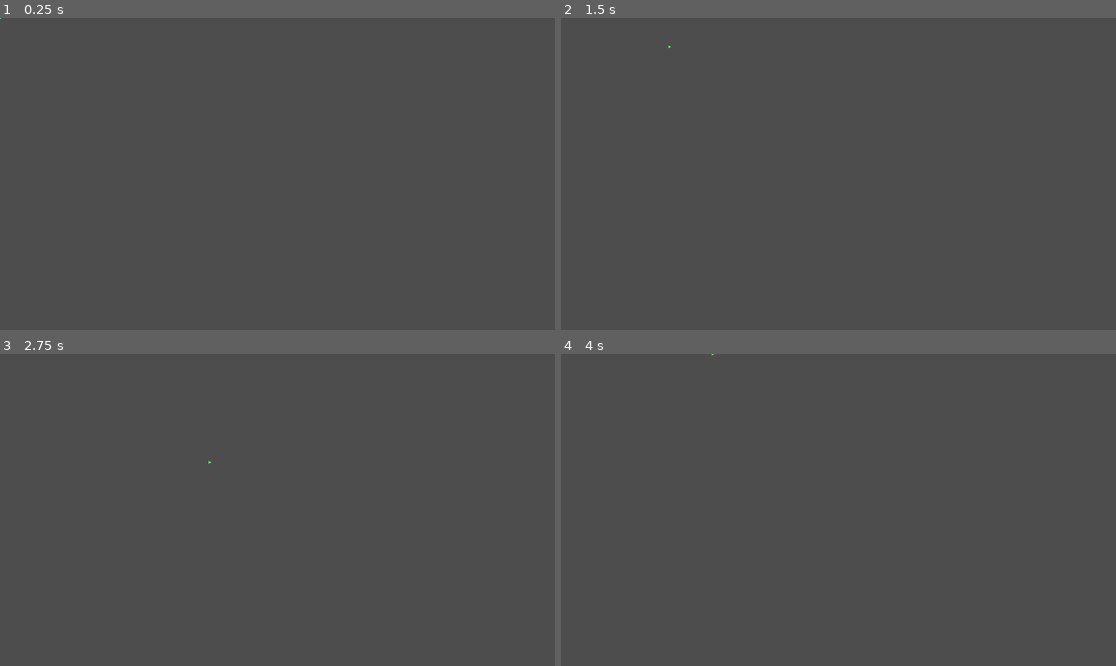
Above: before the commit, frames 1-4 (two rows, left to right).
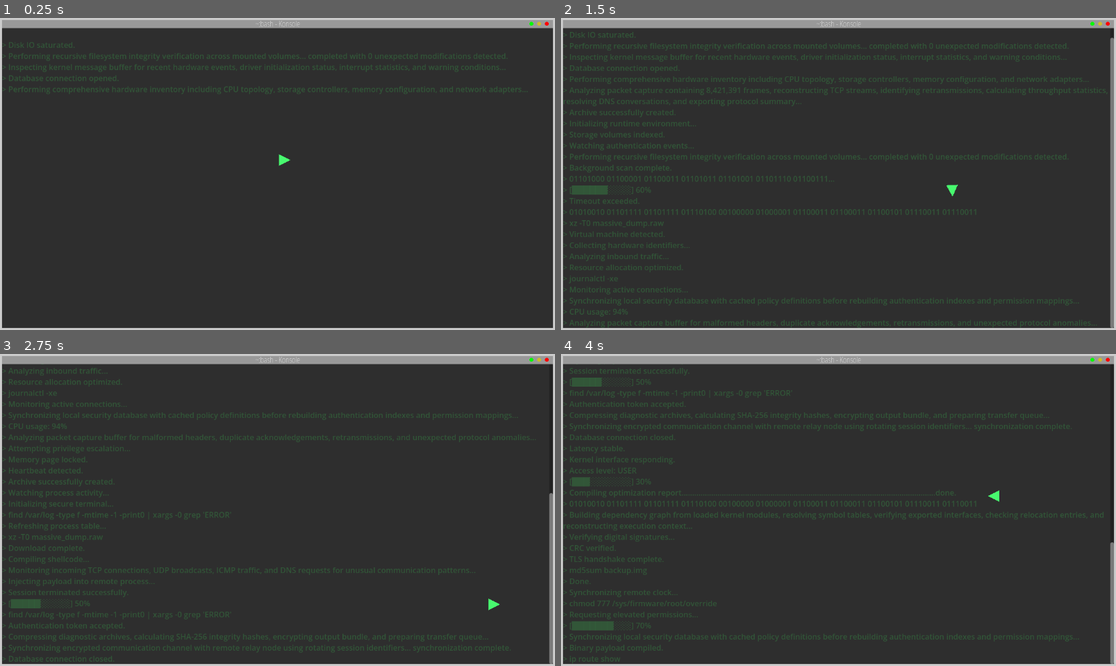
Above: after the commit, the same moments.

Repository: ArnavB67/PolyHack
Game: Godot game, scene res://Scenes/Level.tscn
Same seed, same stepped clock (60 frames per second), same inputs: the game is played once before the commit and once after it. Before the commit the project starts from res://Scenes/player.tscn.
Inputs (mouse positions are in pixels of both pictures, inside the frame that each line leads up to):
- Up to frame 1 (0.25 s): no input
- Up to frame 2 (1.5 s): tap Enter at 0.5 s; move the mouse to (960, 158) at 0.52 s; hold D (Right) 0.53-1.28 s; tap Alt at 0.6 s; click (960, 158) at 0.67 s; move the mouse to (727, 189) at 1.27 s; hold S (Down) from 1.28 s (still down); tap Shift at 1.35 s
- Up to frame 3 (2.75 s): move the mouse to (333, 441) at 2.02 s; release S (Down) at 2.03 s; hold D (Right) from 2.03 s (still down); tap Alt at 2.1 s
- Up to frame 4 (4 s): move the mouse to (810, 572) at 2.77 s; release D (Right) at 2.78 s; hold W (Up) 2.78-3.53 s; tap Shift at 2.85 s; click (810, 572) at 2.92 s; move the mouse to (1005, 556) at 3.52 s; hold A (Left) from 3.53 s (still down); tap Alt at 3.6 s

The runs differ from the first frame. In frame 1, 100% of the frame differs, in the area x 0-100%, y 0-100%; in frame 2, 100%; in frame 3, 100%; in frame 4, 100%.

Commit message:
Made Game UI
Made a level Background ui with moving text and player rotation in the direction it is moving

Diff:
--- a/Scenes/Level.tscn
+++ b/Scenes/Level.tscn
@@ -1,24 +1,177 @@
 [gd_scene format=3 uid="uid://b3jhq6kmjjk58"]
 
 [ext_resource type="PackedScene" uid="uid://bxov726tclif1" path="res://Scenes/player.tscn" id="1_0ba56"]
+[ext_resource type="Script" uid="uid://dgchyxx7oxb6r" path="res://Scripts/background_logs.gd" id="1_8rbpu"]
+[ext_resource type="FontFile" uid="uid://l0y6rw06k73f" path="res://Assets/NotoSans_Condensed-Thin.ttf" id="1_vsvp5"]
 
-[sub_resource type="Gradient" id="Gradient_sfrck"]
-colors = PackedColorArray(0, 0, 0, 0.49019608, 0, 0, 0, 1)
+[sub_resource type="StyleBoxFlat" id="StyleBoxFlat_8rbpu"]
+bg_color = Color(0.18000486, 0.18000486, 0.18000486, 1)
 
-[sub_resource type="GradientTexture2D" id="GradientTexture2D_0ba56"]
-gradient = SubResource("Gradient_sfrck")
-fill = 1
-fill_from = Vector2(0.5, 0.5)
+[sub_resource type="RectangleShape2D" id="RectangleShape2D_0ba56"]
+size = Vector2(14, 648)
+
+[sub_resource type="RectangleShape2D" id="RectangleShape2D_vsvp5"]
+size = Vector2(1162, 31)
+
+[sub_resource type="RectangleShape2D" id="RectangleShape2D_8rbpu"]
+size = Vector2(12, 658)
+
+[sub_resource type="RectangleShape2D" id="RectangleShape2D_fuudy"]
+size = Vector2(1170, 20)
+
+[sub_resource type="StyleBoxFlat" id="StyleBoxFlat_0ba56"]
+bg_color = Color(0.6, 0.6, 0.6, 0)
+border_width_left = 4
+border_width_top = 4
+border_width_right = 4
+border_width_bottom = 4
+
+[sub_resource type="StyleBoxFlat" id="StyleBoxFlat_vsvp5"]
+
+[sub_resource type="SphereMesh" id="SphereMesh_8rbpu"]
+
+[sub_resource type="Gradient" id="Gradient_fuudy"]
+colors = PackedColorArray(1, 0, 0, 1, 1, 0, 0, 1)
+
+[sub_resource type="GradientTexture2D" id="GradientTexture2D_xylue"]
+gradient = SubResource("Gradient_fuudy")
+width = 256
+height = 256
+
+[sub_resource type="SphereMesh" id="SphereMesh_tj5wv"]
+
+[sub_resource type="Gradient" id="Gradient_vsvp5"]
+colors = PackedColorArray(0.80784315, 0.7294118, 0.16470589, 1, 0.80784315, 0.7294118, 0.16470589, 1)
+
+[sub_resource type="GradientTexture1D" id="GradientTexture1D_8rbpu"]
+gradient = SubResource("Gradient_vsvp5")
+
+[sub_resource type="SphereMesh" id="SphereMesh_ienac"]
+
+[sub_resource type="Gradient" id="Gradient_xylue"]
+colors = PackedColorArray(0, 1, 0, 1, 0, 1, 0, 1)
+
+[sub_resource type="GradientTexture2D" id="GradientTexture2D_tj5wv"]
+gradient = SubResource("Gradient_xylue")
 
 [node name="Level" type="Node" unique_id=847438034]
+metadata/_edit_vertical_guides_ = [1113.0]
+metadata/_edit_horizontal_guides_ = [3.0]
 
-[node name="LevelBG" type="TextureRect" parent="." unique_id=2136950392]
+[node name="BG" type="Panel" parent="." unique_id=252478960]
 anchors_preset = 15
 anchor_right = 1.0
 anchor_bottom = 1.0
 grow_horizontal = 2
 grow_vertical = 2
-texture = SubResource("GradientTexture2D_0ba56")
+theme_override_styles/panel = SubResource("StyleBoxFlat_8rbpu")
+
+[node name="BackgroundLogs" type="RichTextLabel" parent="." unique_id=1599865411]
+anchors_preset = 15
+anchor_right = 1.0
+anchor_bottom = 1.0
+offset_left = 4.0
+offset_top = 21.0
+offset_right = -4.0
+offset_bottom = -4.0
+grow_horizontal = 2
+grow_vertical = 2
+theme_override_colors/default_color = Color(0.25882354, 0.98039216, 0.39215687, 0.19607843)
+scroll_following = true
+script = ExtResource("1_8rbpu")
+
+[node name="Borders" type="Node" parent="." unique_id=2109111383]
+
+[node name="StaticBody2D" type="StaticBody2D" parent="Borders" unique_id=537287885]
+collision_layer = 8
+collision_mask = 0
+
+[node name="CollisionShape2D" type="CollisionShape2D" parent="Borders/StaticBody2D" unique_id=1925056576]
+position = Vector2(-3, 324)
+shape = SubResource("RectangleShape2D_0ba56")
+
+[node name="StaticBody2D2" type="StaticBody2D" parent="Borders" unique_id=1902251667]
+collision_layer = 8
+collision_mask = 0
+
+[node name="CollisionShape2D" type="CollisionShape2D" parent="Borders/StaticBody2D2" unique_id=2059232421]
+position = Vector2(571, 5.5)
+shape = SubResource("RectangleShape2D_vsvp5")
+
+[node name="StaticBody2D3" type="StaticBody2D" parent="Borders" unique_id=1117691591]
+collision_layer = 8
+collision_mask = 0
+
+[node name="CollisionShape2D" type="CollisionShape2D" parent="Borders/StaticBody2D3" unique_id=1905975010]
+position = Vector2(1154, 319)
+shape = SubResource("RectangleShape2D_8rbpu")
+
+[node name="StaticBody2D4" type="StaticBody2D" parent="Borders" unique_id=1561507463]
+collision_layer = 8
+collision_mask = 0
+
+[node name="CollisionShape2D" type="CollisionShape2D" parent="Borders/StaticBody2D4" unique_id=279496517]
+position = Vector2(575, 654)
+shape = SubResource("RectangleShape2D_fuudy")
+
+[node name="LevelUI" type="CanvasLayer" parent="." unique_id=1187654597]
+
+[node name="Panel" type="Panel" parent="LevelUI" unique_id=257525394]
+anchors_preset = 15
+anchor_right = 1.0
+anchor_bottom = 1.0
+grow_horizontal = 2
+grow_vertical = 2
+theme_override_styles/panel = SubResource("StyleBoxFlat_0ba56")
+
+[node name="Panel2" type="Panel" parent="LevelUI" unique_id=1320980113]
+anchors_preset = 10
+anchor_right = 1.0
+offset_left = 4.0
+offset_top = 4.0
+offset_right = -4.0
+offset_bottom = 21.0
+grow_horizontal = 2
+theme_override_styles/panel = SubResource("StyleBoxFlat_vsvp5")
+
+[node name="Label" type="Label" parent="LevelUI" unique_id=246221633]
+anchors_preset = 5
+anchor_left = 0.5
+anchor_right = 0.5
+offset_left = -62.0
+offset_right = 64.0
+offset_bottom = 23.0
+grow_horizontal = 2
+theme_override_fonts/font = ExtResource("1_vsvp5")
+text = "~:bash - Konsole"
+horizontal_alignment = 1
+vertical_alignment = 1
+
+[node name="MeshInstance2D" type="MeshInstance2D" parent="LevelUI" unique_id=1607837357]
+position = Vector2(1134.9955, 12)
+scale = Vector2(8, 8)
+mesh = SubResource("SphereMesh_8rbpu")
+texture = SubResource("GradientTexture2D_xylue")
+
+[node name="MeshInstance2D2" type="MeshInstance2D" parent="LevelUI" unique_id=433628135]
+position = Vector2(1118.9955, 12)
+scale = Vector2(8, 8)
+mesh = SubResource("SphereMesh_tj5wv")
+texture = SubResource("GradientTexture1D_8rbpu")
+
+[node name="MeshInstance2D3" type="MeshInstance2D" parent="LevelUI" unique_id=977585344]
+position = Vector2(1102.9955, 12)
+scale = Vector2(8, 8)
+mesh = SubResource("SphereMesh_ienac")
+texture = SubResource("GradientTexture2D_tj5wv")
 
 [node name="Player" parent="." unique_id=1101997899 instance=ExtResource("1_0ba56")]
-position = Vector2(271, 269)
+z_index = 10
+position = Vector2(587, 295)
+collision_mask = 10
+
+[node name="Timer" type="Timer" parent="." unique_id=917509772]
+wait_time = 0.009999999999999998
+autostart = true
+
+[connection signal="timeout" from="Timer" to="BackgroundLogs" method="_on_timer_timeout"]
--- a/Scenes/player.tscn
+++ b/Scenes/player.tscn
@@ -3,6 +3,8 @@
 [ext_resource type="Script" uid="uid://cxx53fl282upx" path="res://Scripts/player.gd" id="1_v0iea"]
 
 [node name="Player" type="CharacterBody2D" unique_id=1101997899]
+z_index = 5
+scale = Vector2(4, 4)
 script = ExtResource("1_v0iea")
 
 [node name="Polygon2D" type="Polygon2D" parent="." unique_id=431576194]
@@ -10,5 +12,4 @@
 polygon = PackedVector2Array(4, 0, -2, -3, -2, 3)
 
 [node name="CollisionPolygon2D" type="CollisionPolygon2D" parent="." unique_id=580446180]
-visible = false
 polygon = PackedVector2Array(4, 0, -2, 3, -2, -3)
--- /dev/null
+++ b/Scripts/background_logs.gd
@@ -0,0 +1,272 @@
+extends RichTextLabel
+
+var FakeLogs = [
+	"Starting Nmap 7.92 scan against target...",
+	"Executing: grep -r 'auth' /var/log/syslog",
+	"chmod 777 /sys/firmware/root/override",
+	"SSH connection established on port 22.",
+	"TCP packet loss: 0.04%. Connection stable.",
+	"Dumping memory registry to local drive...",
+	"Mounting virtual filesystem... [OK]",
+	"Pinging local gateway... 12ms",
+	"Attempting privilege escalation...",
+	"Clearing bash history...",
+	"Searching for exposed credentials...",
+	"Injecting payload into remote process...",
+	"Decrypting archived files...",
+	"Initializing secure socket...",
+	"Verifying digital signatures...",
+	"Uploading encrypted archive...",
+	"Downloading configuration files...",
+	"Indexing filesystem...",
+	"Checking kernel version...",
+	"Locating administrator account...",
+	"Parsing authentication tokens...",
+	"Verifying access permissions...",
+	"Session token refreshed.",
+	"Proxy chain established.",
+	"Rotating encryption keys...",
+	"Packet capture initialized.",
+	"Analyzing inbound traffic...",
+	"Analyzing outbound traffic...",
+	"Monitoring active connections...",
+	"Scanning subnet 192.168.1.0/24...",
+	"Enumerating installed packages...",
+	"Inspecting cron jobs...",
+	"Inspecting startup services...",
+	"Reading kernel logs...",
+	"Collecting hardware identifiers...",
+	"Extracting system information...",
+	"Verifying package integrity...",
+	"Hashing downloaded files...",
+	"Generating SHA-256 checksum...",
+	"Decrypting communication channel...",
+	"Encrypting outbound traffic...",
+	"Tunnel latency: 8ms",
+	"Compression enabled.",
+	"Archive successfully created.",
+	"Upload complete.",
+	"Download complete.",
+	"Verifying archive integrity...",
+	"Cleaning temporary files...",
+	"Purging cache...",
+	"Removing temporary artifacts...",
+	"Refreshing process table...",
+	"Restarting background services...",
+	"Synchronizing remote clock...",
+	"Establishing secure relay...",
+	"Session heartbeat received.",
+	"Authentication token accepted.",
+	"Access level: USER",
+	"Requesting elevated permissions...",
+	"Permission granted.",
+	"Permission denied. Retrying...",
+	"Fallback authentication successful.",
+	"Loading persistence module...",
+	"Initializing runtime environment...",
+	"Runtime initialized.",
+	"Checking available memory...",
+	"Memory usage: 34%",
+	"CPU utilization: 18%",
+	"Disk activity nominal.",
+	"Filesystem mounted successfully.",
+	"Remote endpoint responding.",
+	"Heartbeat detected.",
+	"Connection encrypted using AES-256.",
+	"TLS handshake complete.",
+	"Secure channel established.",
+	"Packet sequence verified.",
+	"Packet integrity confirmed.",
+	"Host fingerprint recorded.",
+	"Caching session credentials...",
+	"Generating random session ID...",
+	"Token expiration extended.",
+	"Verifying user privileges...",
+	"Localhost loopback verified.",
+	"Gateway reachable.",
+	"Network congestion minimal.",
+	"Bandwidth available: 842 Mbps",
+	"Latency stable.",
+	"Background scan complete.",
+	"No conflicting processes detected.",
+	"Idle threads reclaimed.",
+	"Resource allocation optimized.",
+	"Rebuilding cache index...",
+	"Synchronizing mirrors...",
+	"Remote filesystem synchronized.",
+	"Log rotation complete.",
+	"Checkpoint saved.",
+	"Configuration snapshot created.",
+	"Monitoring filesystem changes...",
+	"Watching authentication events...",
+	"Watching network events...",
+	"Watching process activity...",
+	"Inspecting security policies...",
+	"Loading packet filters...",
+	"Compiling rule set...",
+	"Applying runtime patches...",
+	"Kernel interface responding.",
+	"Virtual machine detected.",
+	"Container runtime detected.",
+	"Sandbox environment identified.",
+	"Cloud instance metadata retrieved.",
+	"Storage volumes indexed.",
+	"Database connection established.",
+	"Database query executed.",
+	"Cache hit ratio: 97%",
+	"Entropy pool replenished.",
+	"Random seed updated.",
+	"Secure erase completed.",
+	"Closing remote session...",
+	"Disconnecting encrypted tunnel...",
+	"Session terminated successfully.",
+	"Performing recursive filesystem integrity verification across mounted volumes... completed with 0 unexpected modifications detected.",
+"Enumerating active network interfaces and collecting routing information for diagnostic analysis... operation completed successfully.",
+"Synchronizing encrypted communication channel with remote relay node using rotating session identifiers... synchronization complete.",
+"Scanning local subnet for active devices, resolving hostnames, identifying operating systems, and collecting latency statistics...",
+"Building dependency graph for installed packages and verifying digital signatures against trusted certificate authorities...",
+"Inspecting authentication logs from the previous 72 hours for abnormal login attempts and inconsistent session behavior...",
+"Initializing secure memory allocator, reserving protected execution regions, and validating kernel compatibility...",
+"Compressing diagnostic archives, calculating SHA-256 integrity hashes, encrypting output bundle, and preparing transfer queue...",
+"Performing recursive directory enumeration while calculating permissions, ownership metadata, symbolic links, and storage allocation...",
+"Verifying firewall configuration, validating inbound and outbound rule consistency, and checking for conflicting network policies...",
+"Collecting process telemetry including parent-child relationships, resource utilization, execution history, and runtime statistics...",
+"Generating temporary encryption keys using hardware entropy source and validating randomness against statistical benchmarks...",
+"Monitoring incoming TCP connections, UDP broadcasts, ICMP traffic, and DNS requests for unusual communication patterns...",
+"Refreshing authentication cache and validating access tokens against the current policy configuration before continuing execution...",
+"Querying system services, validating startup dependencies, checking service health, and restarting inactive background workers...",
+"Loading virtual filesystem layers, validating mount points, rebuilding inode cache, and synchronizing metadata indexes...",
+"Parsing configuration files from multiple directories while resolving inherited settings and detecting duplicate definitions...",
+"Performing comprehensive hardware inventory including CPU topology, storage controllers, memory configuration, and network adapters...",
+"Analyzing packet capture buffer for malformed headers, duplicate acknowledgements, retransmissions, and unexpected protocol anomalies...",
+"Synchronizing distributed cache entries across available nodes while verifying timestamp consistency and conflict resolution rules...",
+"Inspecting runtime environment variables, security policies, loaded shared libraries, and process isolation configuration...",
+"Performing recursive checksum verification for archived backup images while comparing hashes against previously recorded snapshots...",
+"Optimizing filesystem cache allocation based on recent access patterns and reclaiming inactive memory pages where possible...",
+"Reading system journal entries, filtering informational events, aggregating warning messages, and exporting diagnostic summaries...",
+"Establishing secure relay tunnel through multiple intermediate nodes while negotiating encryption parameters and session identifiers...",
+"Monitoring filesystem events in real time, recording metadata changes, tracking file creation activity, and updating internal indexes...",
+"Verifying package repository metadata, checking dependency resolution status, downloading missing indexes, and validating signatures...",
+"Inspecting active socket table for orphaned connections, stale sessions, unexpected listeners, and excessive retransmission activity...",
+"Collecting performance metrics including processor utilization, disk throughput, memory allocation, and network bandwidth consumption...",
+"Building complete inventory of installed applications, executable binaries, configuration files, startup entries, and scheduled tasks...",
+"Synchronizing local security database with cached policy definitions before rebuilding authentication indexes and permission mappings...",
+"Performing multi-stage diagnostic routine consisting of filesystem validation, process enumeration, network analysis, and integrity verification...",
+"Running extended consistency checks across mounted storage devices while comparing allocation tables, journal entries, and metadata records...",
+"Inspecting kernel message buffer for recent hardware events, driver initialization status, interrupt statistics, and warning conditions...",
+"Generating comprehensive system report containing network topology, hardware inventory, active services, resource utilization, and security posture...",
+"Initializing secure terminal...",
+"Loading kernel modules...",
+"Checking network interfaces...",
+"Session restored.",
+"Binary payload compiled.",
+"Machine code generated.",
+"Opcode sequence validated.",
+"Random entropy collected.",
+"Reading entropy pool...",
+"Compiling shellcode...",
+"Parsing ELF headers...",
+"Parsing PE headers...",
+"Injecting DLL...",
+"Virtual memory mapped.",
+"Memory page locked.",
+"Memory page released.",
+"CPU usage: 94%",
+"RAM usage: 78%",
+"GPU idle.",
+"Disk IO saturated.",
+"Compression complete.",
+"Decompression complete.",
+"CRC verified.",
+"Database connection opened.",
+"Database connection closed.",
+"Query executed successfully.",
+"Index rebuilt.",
+"Cache miss detected.",
+"Cache warmed.",
+"Socket opened.",
+"Socket closed.",
+"Listening for responses...",
+"No response received.",
+"Timeout exceeded.",
+"Retrying...",
+"Operation successful.",
+"Operation failed.",
+"",
+"[█░░░░░░░░░] 10%",
+"[██░░░░░░░░] 20%",
+"[███░░░░░░░] 30%",
+"[████░░░░░░] 40%",
+"[█████░░░░░] 50%",
+"[██████░░░░] 60%",
+"[███████░░░] 70%",
+"[████████░░] 80%",
+"[█████████░] 90%",
+"[██████████] 100%",
+"",
+"01101000 01100001 01100011 01101011 01101001 01101110 01100111...",
+"01010011 01100011 01100001 01101110 01101110 01101001 01101110 01100111...",
+"01010010 01101111 01101111 01110100 00100000 01000001 01100011 01100011 01100101 01110011 01110011",
+"",
+"grep -R \"password\\|token\\|secret\" /var/log /etc /home 2>/dev/null",
+"find / -type f -name '*.conf' -exec grep -H 'password' {} \\; 2>/dev/null",
+"find /var/log -type f -mtime -1 -print0 | xargs -0 grep 'ERROR'",
+"journalctl --since '1 hour ago' --no-pager | grep ssh",
+"tar -czf backup.tar.gz /etc /var/log /home/user",
+"rsync -avz --progress /mnt/storage/ /backup/archive/",
+"openssl rand -hex 64",
+"dd if=/dev/urandom bs=1M count=64 status=progress",
+"find / -perm -4000 -type f 2>/dev/null",
+"netstat -tulnp | grep LISTEN",
+"ss -tulpn",
+"lsof -i -P -n",
+"ip route show",
+"ip addr show",
+"systemctl list-units --type=service",
+"journalctl -xe",
+"ps aux --sort=-%mem | head",
+"top -b -n1",
+"vmstat 1 5",
+"iostat -xz 1 3",
+"dmesg | tail -100",
+"cat /proc/cpuinfo",
+"cat /proc/meminfo",
+"ls -lahR /var/log/",
+"du -sh /*",
+"sha256sum *.bin",
+"md5sum backup.img",
+"gzip -9 largefile.iso",
+"xz -T0 massive_dump.raw",
+"",
+"Executing recursive filesystem audit across mounted volumes, indexing metadata, verifying ownership, calculating SHA256 hashes, identifying symbolic link loops, and recording anomalies for post-processing...",
+"Enumerating active TCP sessions, validating TLS negotiation parameters, collecting certificate fingerprints, measuring round-trip latency, checking cipher compatibility, and archiving network telemetry...",
+"Building dependency graph from loaded kernel modules, resolving symbol tables, verifying exported interfaces, checking relocation entries, and reconstructing execution context...",
+"Streaming binary telemetry from memory pages, compressing output using LZMA, segmenting archive into fixed-size blocks, calculating CRC32 checksums, and validating archive integrity before transfer...",
+"Reading event journal, parsing timestamps, correlating authentication attempts, matching process identifiers, reconstructing session timeline, and exporting summarized diagnostics...",
+"Monitoring filesystem activity across multiple mount points, collecting inode statistics, evaluating fragmentation metrics, estimating storage efficiency, and generating optimization report...",
+"Parsing binary executable headers, validating architecture flags, enumerating imported symbols, reconstructing section tables, checking relocation offsets, and generating compatibility analysis...",
+"Inspecting thousands of configuration files recursively, validating syntax, detecting duplicate directives, checking permission inconsistencies, resolving include chains, and generating compliance report...",
+"Synchronizing distributed node metadata with redundant replicas, validating timestamps, reconciling version conflicts, rebuilding transaction indexes, and confirming replication consistency...",
+"Analyzing packet capture containing 8,421,391 frames, reconstructing TCP streams, identifying retransmissions, calculating throughput statistics, resolving DNS conversations, and exporting protocol summary...",
+"Compiling optimization report........................................................................................................................done.",
+"Generating binary matrix................................................................................................................................................................................",
+"Loading █████████████████████████████████████████████████████████████████████████",
+"Connecting.........................................................................................",
+"Awaiting response..................................................................................",
+"Verifying..........................................................................................",
+"Done."
+]
+# Called when the node enters the scene tree for the first time.
+func _ready() -> void:
+	pass # Replace with function body.
+
+
+# Called every frame. 'delta' is the elapsed time since the previous frame.
+func _process(delta: float) -> void:
+	pass
+
+
+func _on_timer_timeout() -> void:
+	var RandomLine = FakeLogs.pick_random()
+	append_text("\n> " + RandomLine)
+	$"../Timer".wait_time = randf_range(0.01,0.1)
--- a/Scripts/player.gd
+++ b/Scripts/player.gd
@@ -2,9 +2,11 @@
 
 
 const SPEED = 300.0
-
+const RotationSpeed = 15
 
 func _physics_process(delta: float) -> void:
-	var direction = Input.get_vector("Left","Right","Up","Down")
-	velocity = direction*SPEED
+	var Direction = Input.get_vector("Left","Right","Up","Down")
+	velocity = Direction*SPEED
+	if Direction.length()>0:
+		rotation = lerp_angle(rotation,Direction.angle(),RotationSpeed*delta)
 	move_and_slide()
--- a/project.godot
+++ b/project.godot
@@ -11,7 +11,7 @@
 [application]
 
 config/name="PolyHack"
-run/main_scene="uid://bxov726tclif1"
+run/main_scene="uid://b3jhq6kmjjk58"
 config/features=PackedStringArray("4.6", "Forward Plus")
 config/icon="res://icon.svg"
 
@@ -42,6 +42,13 @@
 ]
 }
 
+[layer_names]
+
+2d_physics/layer_1="Player"
+2d_physics/layer_2="Enemy"
+2d_physics/layer_3="Lasers"
+2d_physics/layer_4="Border"
+
 [physics]
 
 3d/physics_engine="Jolt Physics"
@@ -49,3 +56,4 @@
 [rendering]
 
 rendering_device/driver.windows="d3d12"
+anti_aliasing/quality/msaa_2d=2
Binary file added: Assets/NotoSans_Condensed-Thin.ttf
Not shown, added: Assets/NotoSans_Condensed-Thin.ttf.import
Not shown, added: Scripts/background_logs.gd.uid
